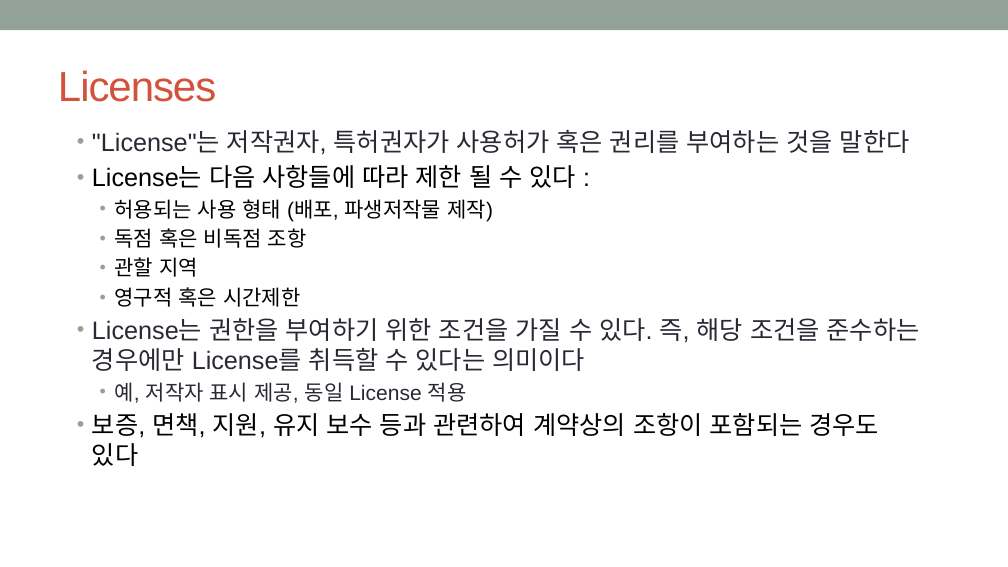
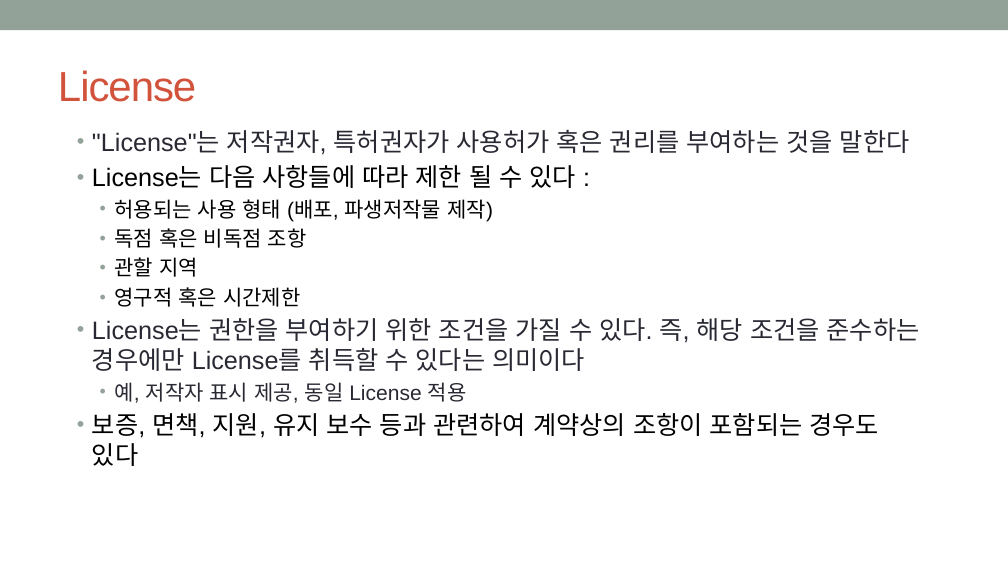
Before and after one commit to hakssung/openchain-curriculum-release-1-kor, a slide deck: slide 8 of slide/openchain-curriculum-release-1-kor.pptx. Drawn at 1008x567 pixels with LibreOffice and Linux fonts; fonts in the diff are those of the drawing; background and template pictures are left out. Boxes give left, top, right and bottom in pixels: in the first picture for what was removed or moved away, otherwise in the second. Text is boxed around its words. In the diff, an @@ line names an element or a change of style, - is before the commit and + after.

```diff
--- a/slide/openchain-curriculum-release-1-kor.pptx
+++ b/slide/openchain-curriculum-release-1-kor.pptx
@@ title at (58,70,196,102): text changed @@
-Licenses
+License
```
Also in this commit, not shown: 5 other slides changed.
